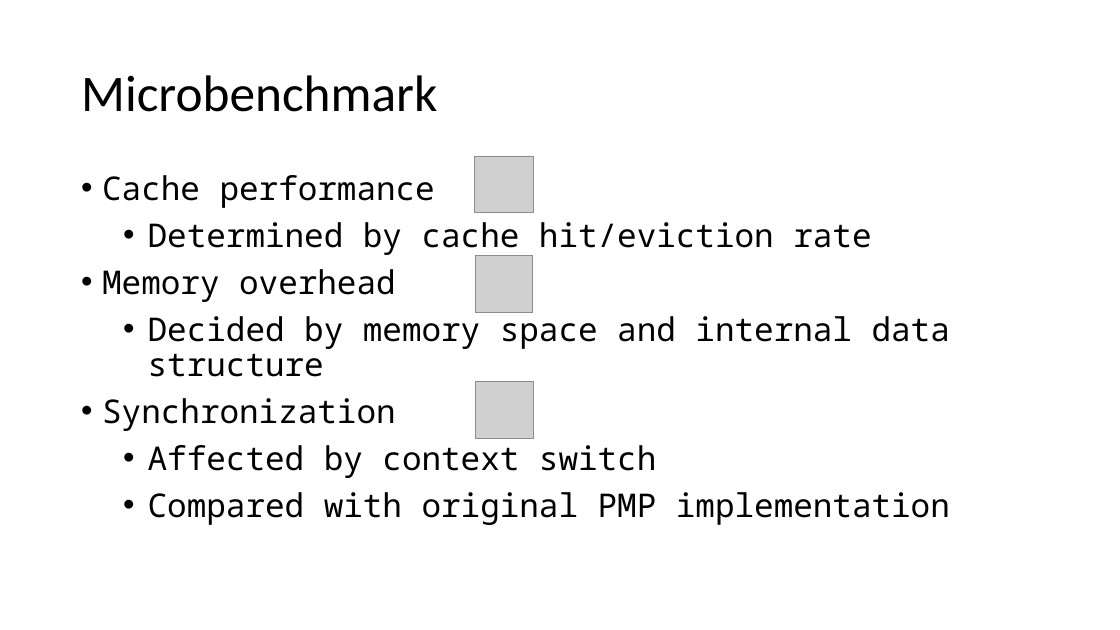
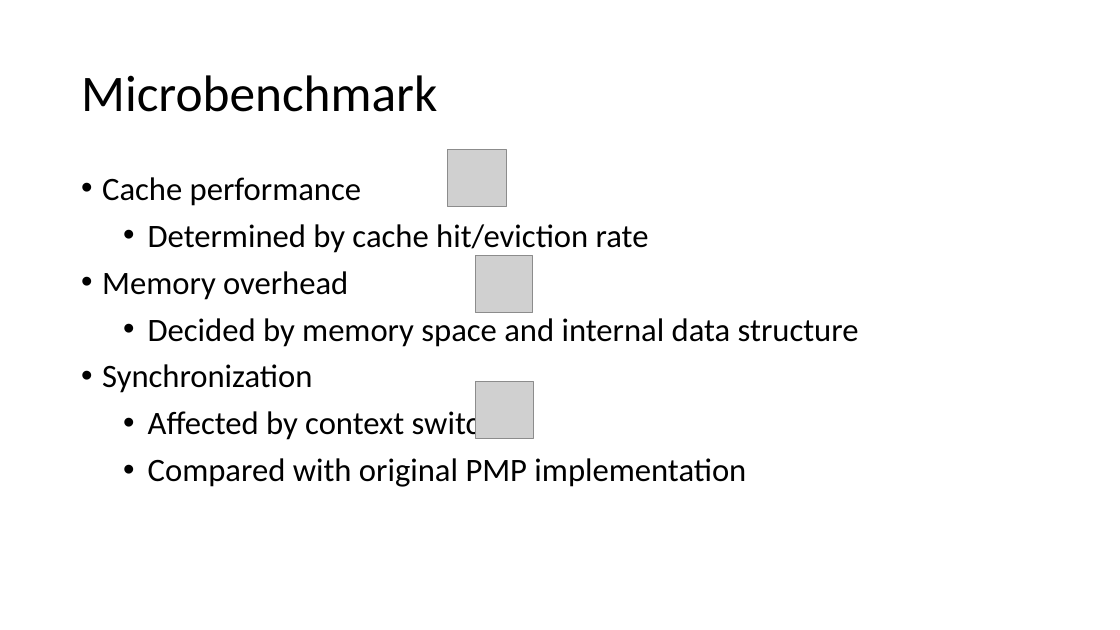
Before and after one commit to LiGaOg/libpmp, a slide deck: slide 24 of proposal.pptx. Drawn at 1120x630 pixels with LibreOffice and Linux fonts; fonts in the diff are those of the drawing; grey boxes stand for pictures. Boxes give left, top, right and bottom in pixels: in the first picture for what was removed or moved away, otherwise in the second. Text is boxed around its words. In the diff, an @@ line names an element or a change of style, - is before the commit and + after.

Commit message:
Fix slide's font

```diff
--- a/proposal.pptx
+++ b/proposal.pptx
@@ text "Cache performance" at (x1=102, y1=177, x2=859, y2=487): font Noto Sans Mono to Calibri @@
@@ picture moved from (x1=475, y1=156, x2=534, y2=213) to (x1=448, y1=150, x2=507, y2=207) @@
```
Also in this commit, not shown: 20 other slides changed, 1 slide added.
